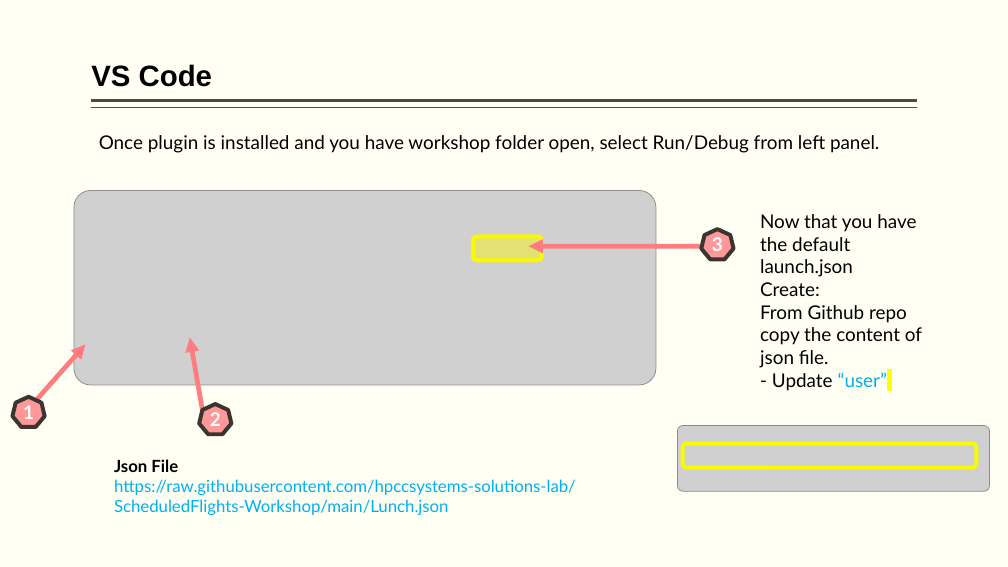
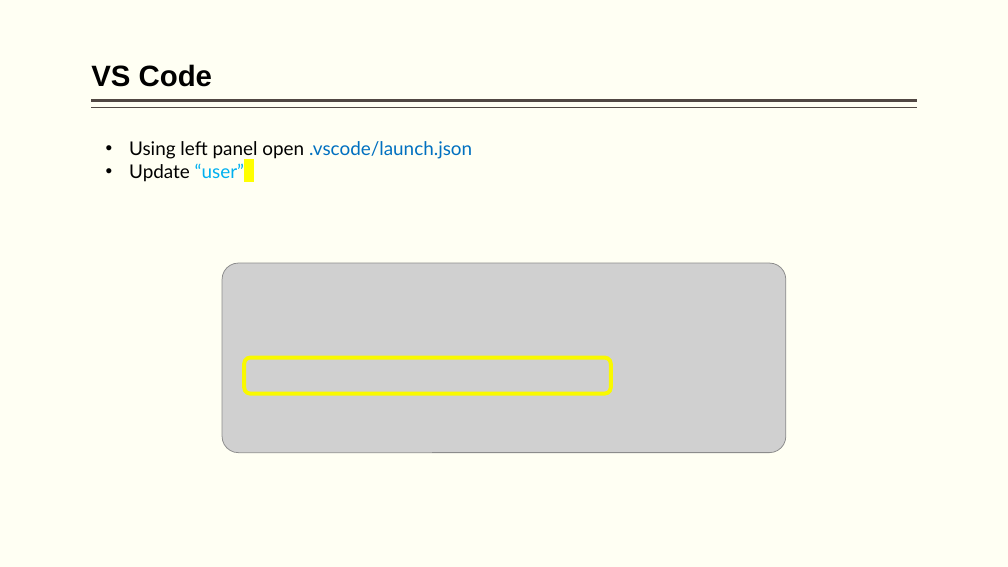
Before and after one commit to hpccsystems-solutions-lab/ScheduledFlights-Workshop, a slide deck: slide 31 of BigData-ECL.pptx (slide 30 before the commit). Drawn at 1008x567 pixels with LibreOffice and Linux fonts; fonts in the diff are those of the drawing; grey boxes stand for pictures. Boxes give left, top, right and bottom in pixels: in the first picture for what was removed or moved away, otherwise in the second. Text is boxed around its words. In the diff, an @@ line names an element or a change of style, - is before the commit and + after.

Commit message:
Update slide 30

```diff
--- a/BigData-ECL.pptx
+++ b/BigData-ECL.pptx
@@ text at [129, 141, 472, 182]: text changed @@
-Once plugin is installed and you have workshop folder open, select Run/Debug from left panel.
+• Using left panel open .vscode/launch.json
+• Update “user”
@@ picture removed at [74, 191, 656, 385] @@
@@ rounded rectangle removed at [473, 237, 542, 261] @@
@@ heptagon removed at [702, 229, 734, 259] @@
-3
@@ text removed at [760, 214, 922, 391] @@
-Now that you have the default launch.json
-Create:
-From Github repo copy the content of json file.
-- Update “user”
@@ picture added at [222, 263, 786, 453] @@
@@ arrow removed from (731, 247) to (529, 247) @@
@@ arrow removed from (33, 404) to (85, 345) @@
@@ arrow removed from (203, 410) to (190, 338) @@
@@ rounded rectangle: place and size @@
-rounded rectangle at [683, 444, 977, 468]
+rounded rectangle at [244, 358, 611, 394]
@@ heptagon removed at [12, 397, 45, 427] @@
-1
@@ heptagon removed at [199, 404, 231, 434] @@
-2
@@ picture removed at [678, 426, 990, 492] @@
@@ text removed at [114, 459, 576, 515] @@
-Json File
-https://raw.githubusercontent.com/hpccsystems-solutions-lab/ScheduledFlights-Workshop/main/Lunch.json
```
Also in this commit, not shown: 5 other slides changed, 1 other file.
